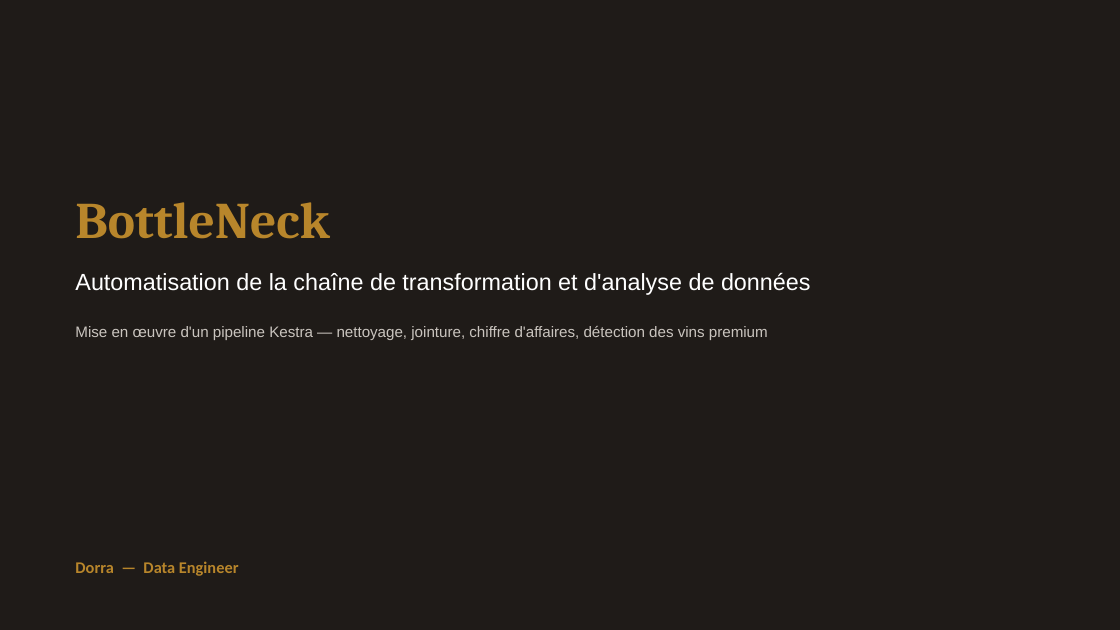
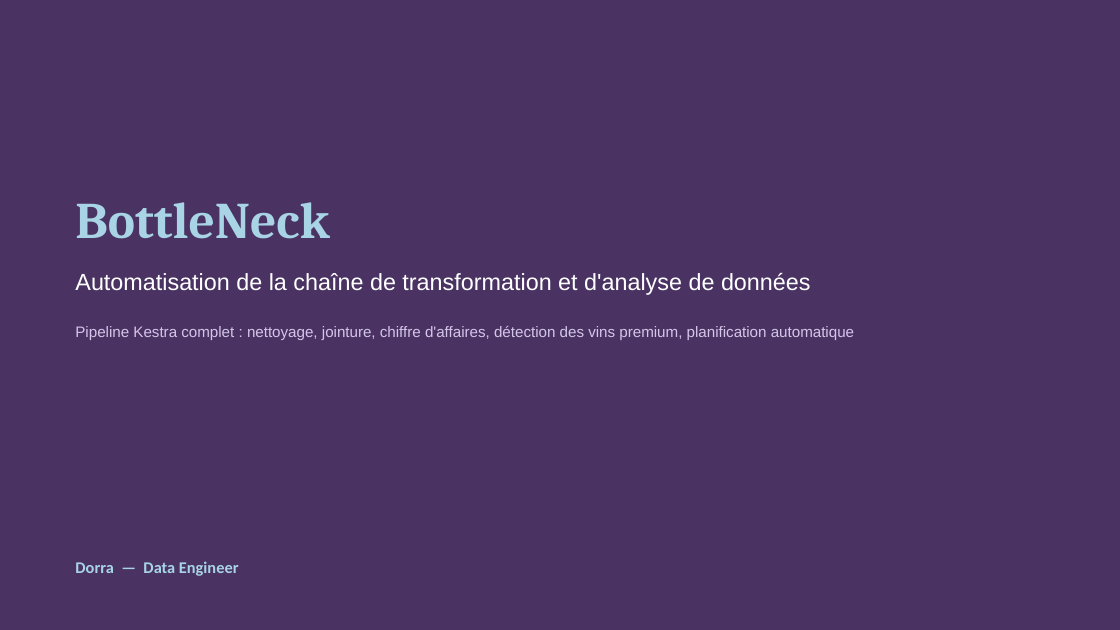
Before and after one commit to dorrazch-hue/bottleneck-data-pipeline, a slide deck: slide 1 of bottleneck_presentation.pptx. Drawn at 1120x630 pixels with LibreOffice and Linux fonts; fonts in the diff are those of the drawing. Boxes give left, top, right and bottom in pixels: in the first picture for what was removed or moved away, otherwise in the second. Text is boxed around its words. In the diff, an @@ line names an element or a change of style, - is before the commit and + after.

```diff
--- a/bottleneck_presentation.pptx
+++ b/bottleneck_presentation.pptx
@@ background #1F1B18 to #4A3363 @@
@@ text "BottleNeck" at [75,202,329,239]: text colour #B8862B to #A8D4E5 @@
@@ text at [75,326,854,340]: text changed; text colour #C9C4BE to #D4C5E8 @@
-Mise en œuvre d'un pipeline Kestra — nettoyage, jointure, chiffre d'affaires, détection des vins premium
+Pipeline Kestra complet : nettoyage, jointure, chiffre d'affaires, détection des vins premium, planification automatique
@@ text "Dorra — Data Engineer" at [75,561,239,576]: text colour #B8862B to #A8D4E5 @@
```
Also in this commit, not shown: 6 other slides changed, 4 slides added, 2 slides removed.
